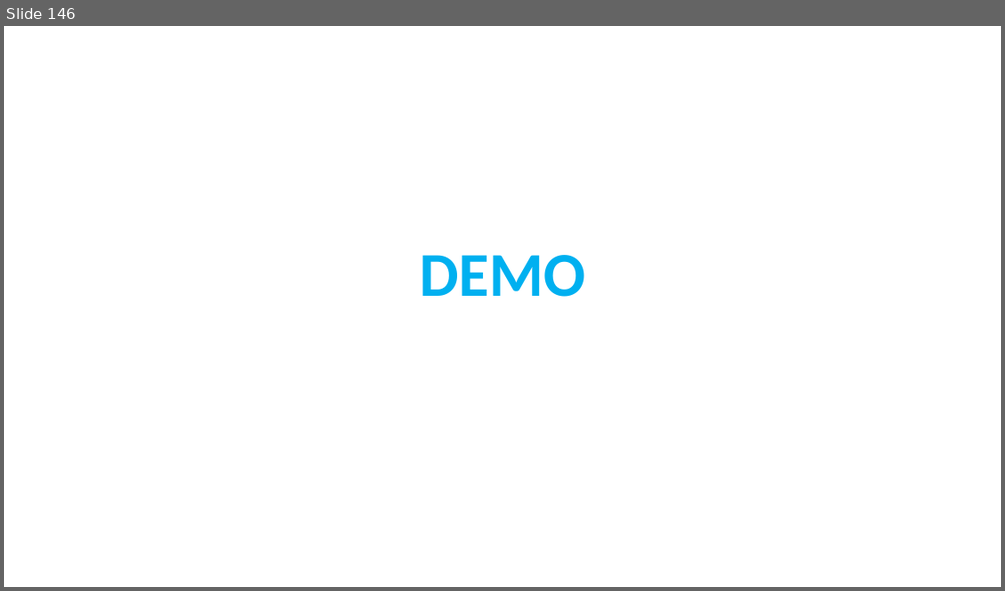
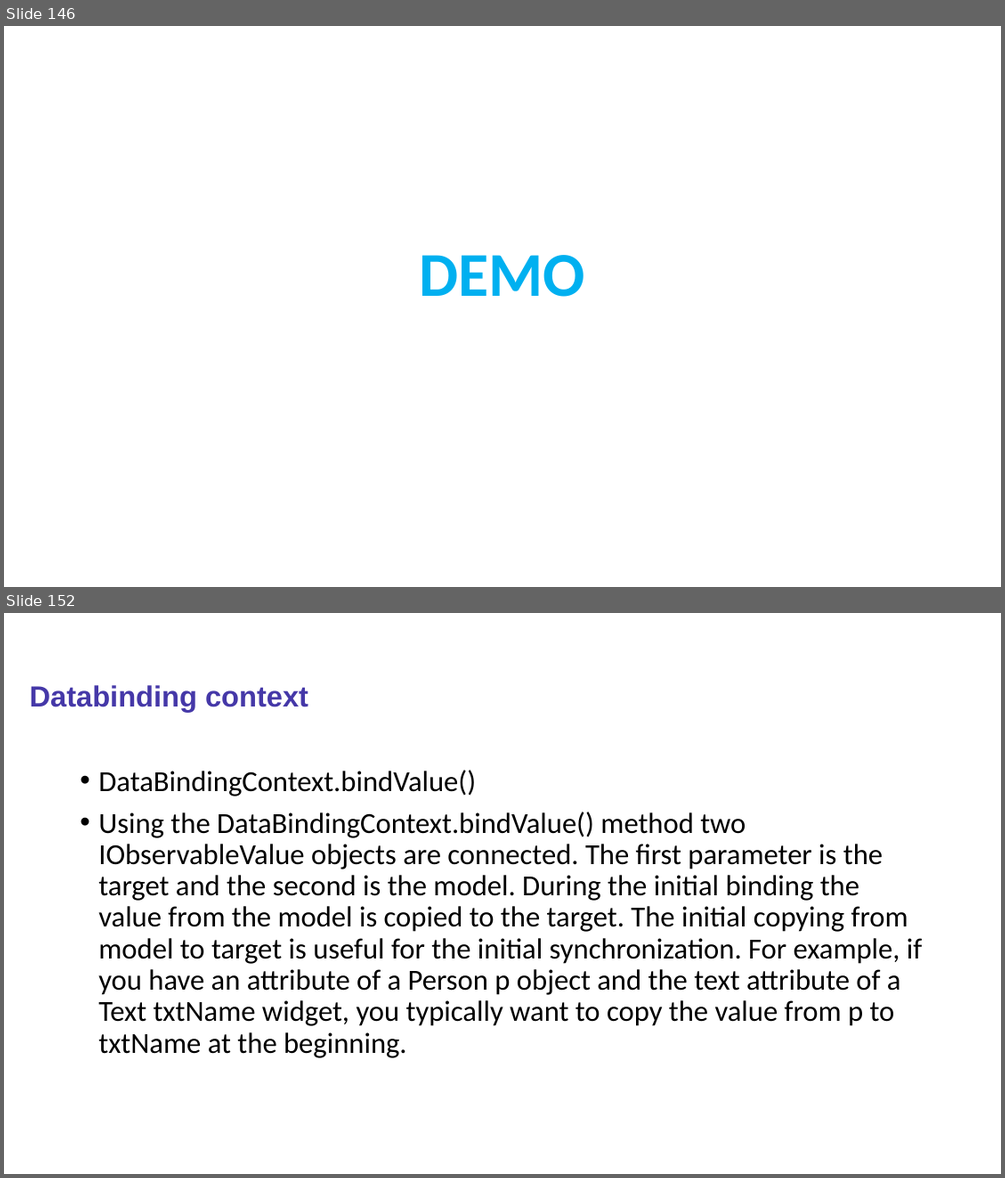
Before and after one commit to sabir123/RCP.Presentations, a slide deck: Eclipse_RCP_Training.pptx. Shown one above the other, each under a label of ours: slide 146 before the commit, slides 146 and 152 after it; the slides between them are not shown. The pictures are 1005x591 and 1005x1178 pixels, drawn with LibreOffice and Linux fonts; fonts in the diff are those of the drawing. Boxes give left, top, right and bottom in pixels: in the first picture for what was removed or moved away, otherwise in the second. Text is boxed around its words. In the diff, an @@ line names an element or a change of style, - is before the commit and + after.

Commit message:
Presentation update

```diff
--- a/Eclipse_RCP_Training.pptx
+++ b/Eclipse_RCP_Training.pptx
@@ slide 152 added at <box>4,613,1001,1174</box>, background #FFFFFF @@
@@ title added at <box>30,685,308,711</box>, 28 pt, text #4538A8, bold @@
+Databinding context
@@ text added at <box>98,770,922,1058</box>, 28 pt, text #000000 @@
+• DataBindingContext.bindValue()
+• Using the DataBindingContext.bindValue() method two IObservableValue objects are connected. The first parameter is the target and the second is the model. During the initial binding the value from the model is copied to the target. The initial copying from model to target is useful for the initial synchronization. For example, if you have an attribute of a Person p object and the text attribute of a Text txtName widget, you typically want to copy the value from p to txtName at the beginning.
```
Also in this commit, not shown: 32 other slides added.
